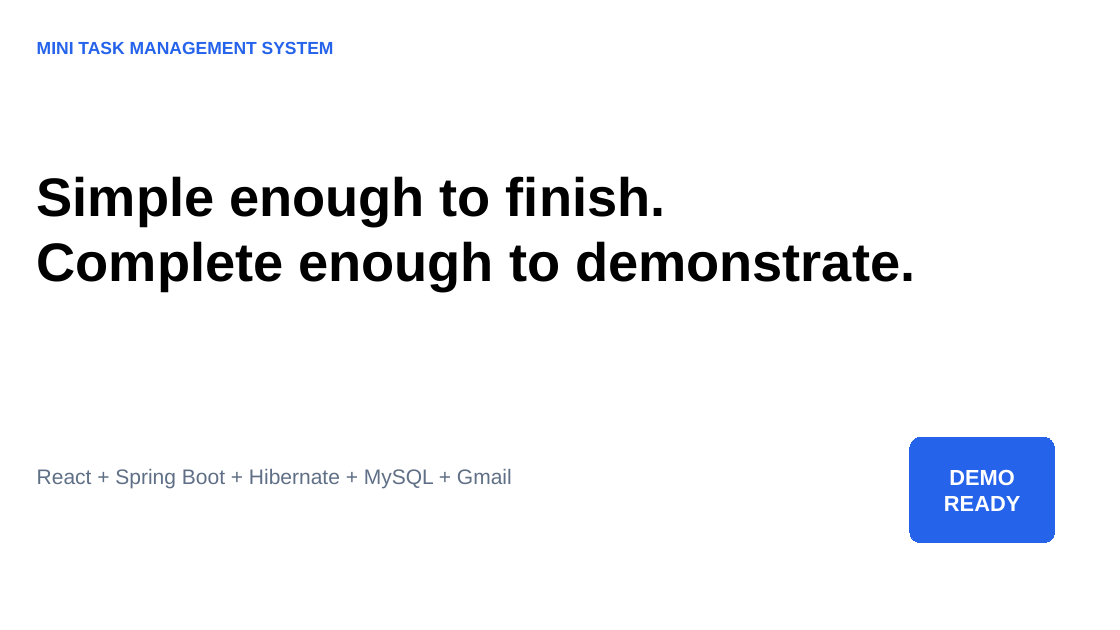
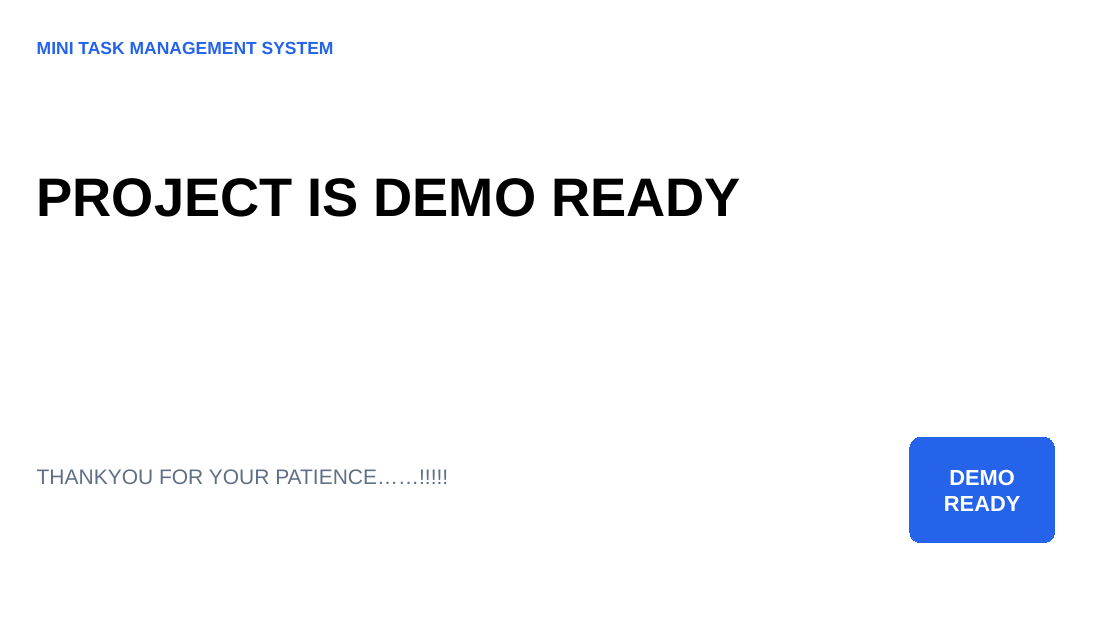
Before and after one commit to aayamneupane/MiniTaskManagement-System, a slide deck: slide 17 of documentation/Mini-Task-Management-System-Presentation.pptx (slide 16 before the commit). Drawn at 1120x630 pixels with LibreOffice and Linux fonts; fonts in the diff are those of the drawing. Boxes give left, top, right and bottom in pixels: in the first picture for what was removed or moved away, otherwise in the second. Text is boxed around its words. In the diff, an @@ line names an element or a change of style, - is before the commit and + after.

```diff
--- a/documentation/Mini-Task-Management-System-Presentation.pptx
+++ b/documentation/Mini-Task-Management-System-Presentation.pptx
@@ text at (37,178,741,217): text changed @@
-Simple enough to finish.
-Complete enough to demonstrate.
+PROJECT IS DEMO READY
@@ text at (37,469,448,484): text changed @@
-React + Spring Boot + Hibernate + MySQL + Gmail
+THANKYOU FOR YOUR PATIENCE……!!!!!
```
Also in this commit, not shown: 11 other slides changed, 1 slide added.
